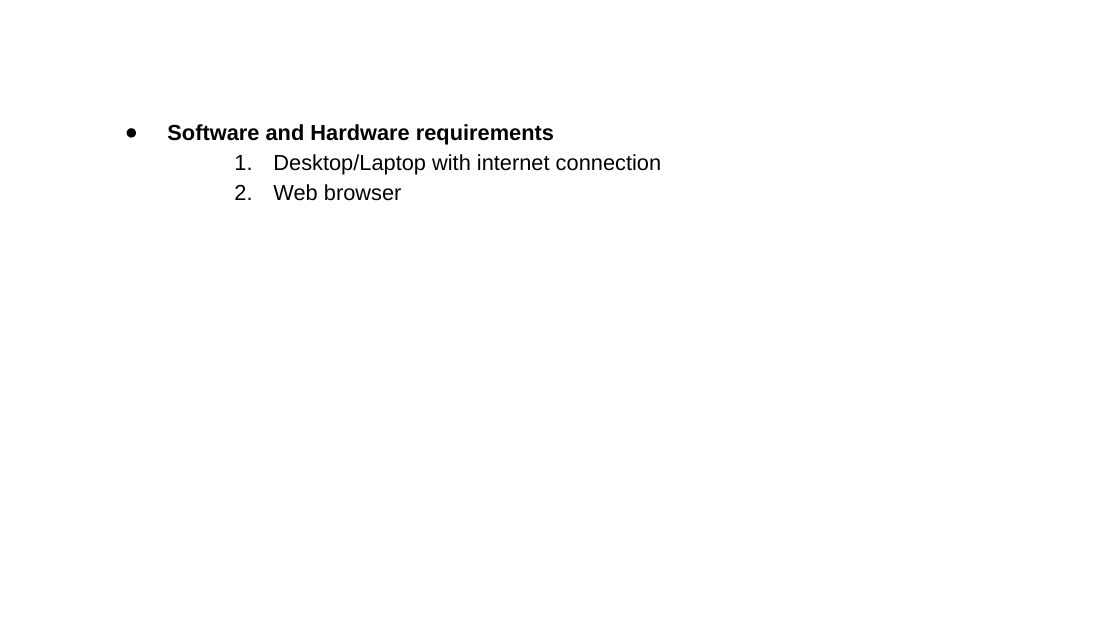
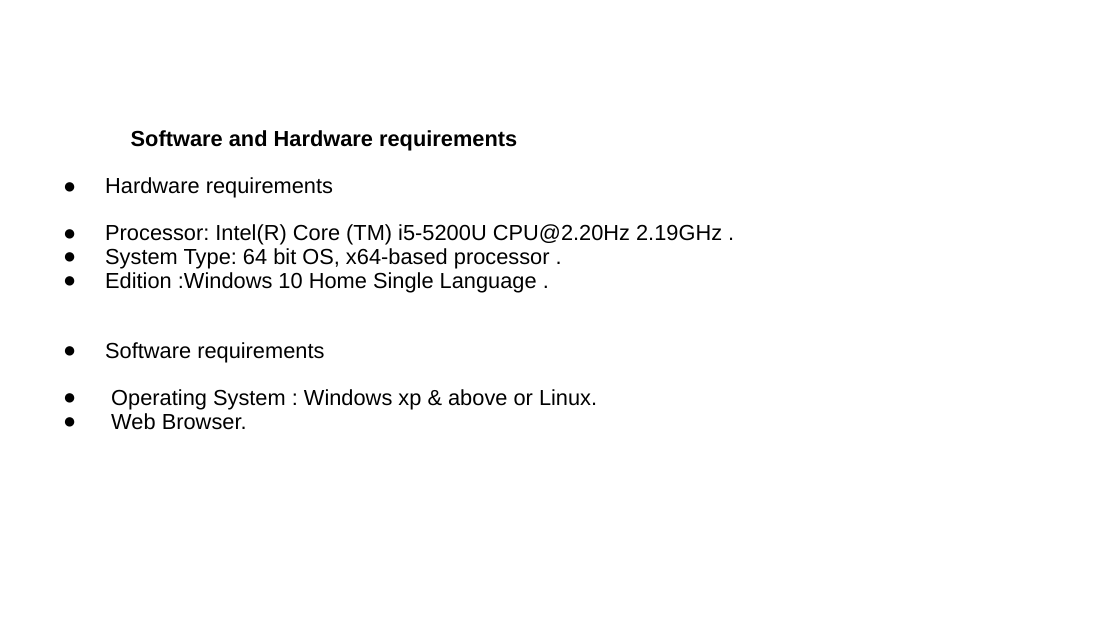
Before and after one commit to coeykee/Business-network-using-DLT, a slide deck: slide 11 of docs/bnpresentation.pptx (slide 9 before the commit). Drawn at 1120x630 pixels with LibreOffice and Linux fonts; fonts in the diff are those of the drawing. Boxes give left, top, right and bottom in pixels: in the first picture for what was removed or moved away, otherwise in the second. Text is boxed around its words. In the diff, an @@ line names an element or a change of style, - is before the commit and + after.

```diff
--- a/docs/bnpresentation.pptx
+++ b/docs/bnpresentation.pptx
@@ text at (131, 130, 517, 151): bullet ● to none; line spacing 1.15 to 0.9 @@
@@ text at (105, 177, 722, 430): text changed @@
-1. Desktop/Laptop with internet connection
-2. Web browser
+● Hardware requirements
+● Processor: Intel(R) Core (TM) i5-5200U CPU@2.20Hz 2.19GHz .
+● System Type: 64 bit OS, x64-based processor .
+● Edition :Windows 10 Home Single Language .
+● Software requirements
+● Operating System : Windows xp & above or Linux.
+● Web Browser.
```
Also in this commit, not shown: 6 other slides changed, 4 slides added, 1 slide removed, 4 other files.
